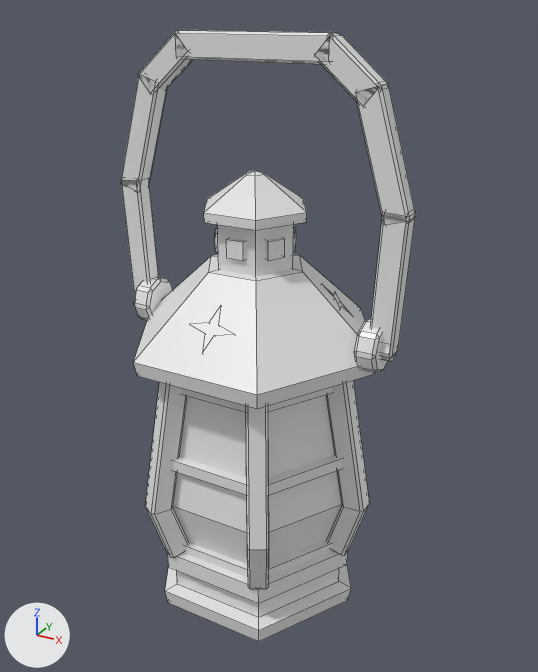
What one commit did to the FBX model unity/Assets/Exploration/StyleQA/Models/SQA_Lantern.fbx.
The view is the same before and after, from a 50 mm lens placed at (0.23, -0.4, 0.02), pointed at (0.007, 0.005, -0.183). The lights are fixed; the arrows at lower left show +X, +Y and +Z. The first picture is the older version. Mesh edges are drawn as thin lines. Where no turn or scale is listed for an object, it has been applied to the vertices.

Names of what the first picture shows: 'SQA_Lantern'.
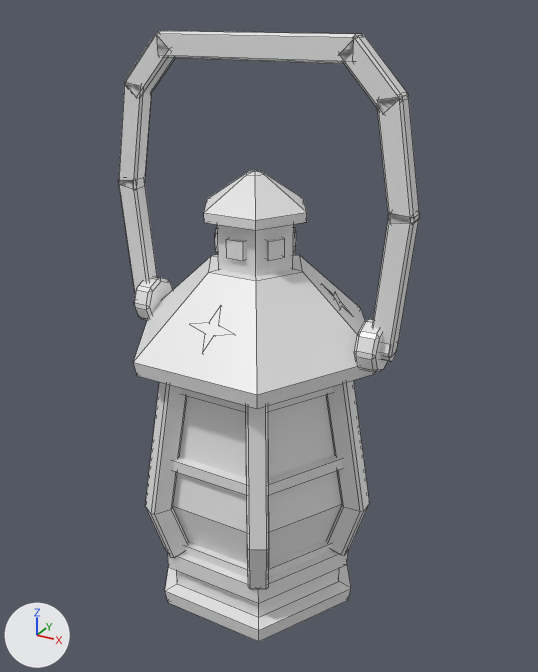
Boxes [x1, y1, x2, y2] around the edits, measured in the pictures (538 x 672 px; the box of a moved part takes in the faces that stretch with it):
'SQA_Lantern', reshaped
    before: [121, 30, 416, 642]
    after: [118, 31, 420, 642]
part 1 of me_sqa_lantern_006, moved or reshaped
    before: [121, 178, 159, 295]
    after: [118, 179, 157, 292]
part 2 of me_sqa_lantern_006, moved or reshaped
    before: [121, 73, 167, 191]
    after: [119, 82, 152, 189]
part 3 of me_sqa_lantern_006, moved or reshaped
    before: [138, 31, 193, 93]
    after: [125, 32, 175, 96]
part 4 of me_sqa_lantern_006, moved or reshaped
    before: [175, 30, 339, 64]
    after: [157, 31, 362, 64]
part 5 of me_sqa_lantern_006, moved or reshaped
    before: [315, 33, 388, 106]
    after: [339, 35, 408, 113]
part 6 of me_sqa_lantern_006, moved or reshaped
    before: [356, 83, 416, 225]
    after: [377, 95, 420, 223]
part 7 of me_sqa_lantern_006, moved or reshaped
    before: [371, 211, 416, 359]
    after: [372, 213, 420, 358]

The change, as a diff of the scene's bpy script:
```diff
--- a/unity/Assets/Exploration/StyleQA/Models/SQA_Lantern.fbx.py
+++ b/unity/Assets/Exploration/StyleQA/Models/SQA_Lantern.fbx.py
@@ me_sqa_lantern_006 @@
 # used by ob_sqa_lantern; location = (0.0, 0.0, 0.0)
-me_sqa_lantern_006.from_pydata(...)  # 752 vertices, 705 faces; spans x -0.102..0.102, y -0.077..0.077, z -0.378..0.008
+me_sqa_lantern_006.from_pydata(...)  # 752 vertices, 705 faces; spans x -0.105..0.105, y -0.077..0.077, z -0.378..0.007
+# me_sqa_lantern_006 part 1: the loose piece of 24 vertices spanning x -0.102..-0.082, y -0.007..0.006, z -0.175..-0.084 is turned -2.1 degrees about the y axis through its middle and scaled by 0.994, then moved by (-0.002, 0.0, 0.0)
+# me_sqa_lantern_006 part 2: the loose piece of 24 vertices spanning x -0.102..-0.066, y -0.007..0.006, z -0.094..-0.016 is turned -6.8 degrees about the y axis through its middle and scaled by 0.914, then moved by (-0.008, 0.0, -0.002)
+# me_sqa_lantern_006 part 3: the loose piece of 24 vertices spanning x -0.081..-0.041, y -0.007..0.007, z -0.03..0.008 is turned -7.1 degrees about the y axis through its middle, then moved by (-0.013, 0.0, -0.002)
+# me_sqa_lantern_006 part 4: the loose piece of 24 vertices spanning x -0.052..0.052, y -0.007..0.007, z -0.008..0.008 is scaled about its middle by (1.27, 0.911, 0.929)
+# me_sqa_lantern_006 part 5: the loose piece of 24 vertices spanning x 0.041..0.081, y -0.007..0.007, z -0.03..0.008 is turned 7.1 degrees about the y axis through its middle, then moved by (0.013, 0.0, -0.002)
+# me_sqa_lantern_006 part 6: the loose piece of 24 vertices spanning x 0.066..0.102, y -0.007..0.006, z -0.094..-0.016 is turned 6.8 degrees about the y axis through its middle and scaled by 0.914, then moved by (0.008, 0.0, -0.002)
+# me_sqa_lantern_006 part 7: the loose piece of 24 vertices spanning x 0.082..0.102, y -0.007..0.006, z -0.175..-0.084 is turned 2.1 degrees about the y axis through its middle and scaled by 0.994, then moved by (0.002, 0.0, 0.0)
 me_sqa_lantern_006.materials.append(mat_sqa_bronze)
```
